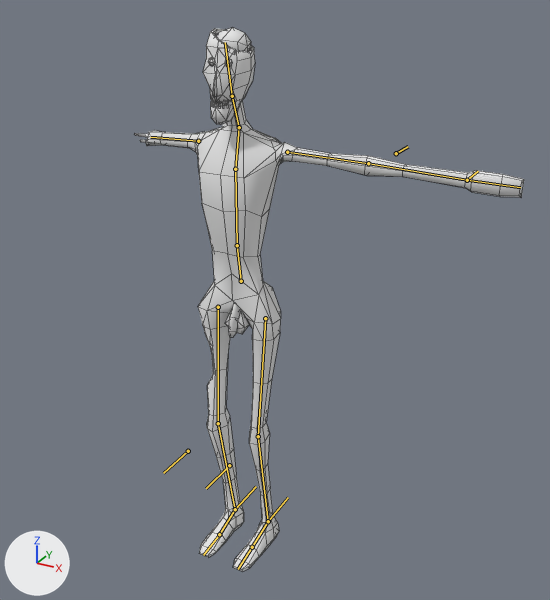
The Blender file Assets/Models/Entities/Zombie.blend, before and after one commit.
Rendered twice from a 50 mm camera at (1.47, -2.37, 2.4) aimed at (0.38, -0.4, 1.41). Every picture has the same lights, and +X, +Y and +Z are marked at lower left. The older version comes first. The bones that bend it are drawn over the model as lines. Mesh edges are drawn as thin lines.

Names of what the first picture shows: 'BezierCurve.003'.
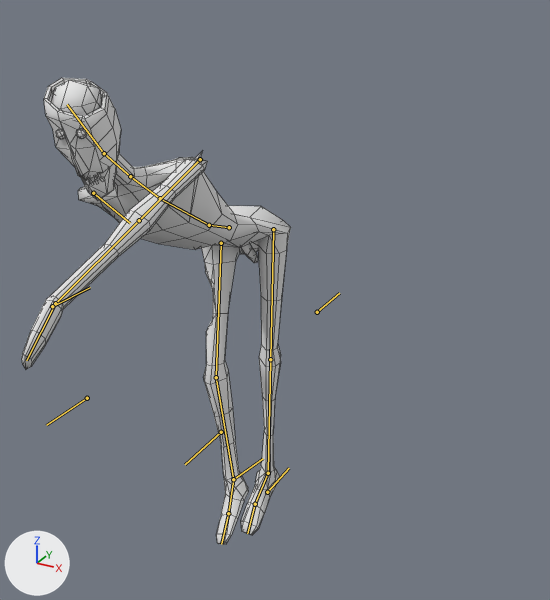
The newer file adds an action. The first version stands in its rest pose; the second is drawn at frame 10 of the action 'Attacking'.

What differs and where, as boxes (x1, y1, x2, y2) in the pictures (550 x 600 px):
```json
{"object": "BezierCurve.003", "change": "posed", "before": [134, 27, 524, 572], "after": [22, 78, 291, 544], "on screen": "31% narrower, 14% shorter"}
{"bone": "Hip", "before": "(241, 281) to (237, 245)", "after": "(229, 227) to (209, 225)"}
{"bone": "Spine", "before": "(237, 245) to (235, 169)", "after": "(209, 225) to (160, 198)"}
{"bone": "Upper Back", "before": "(235, 169) to (239, 127)", "after": "(160, 198) to (130, 176)"}
{"bone": "Neck", "before": "(239, 127) to (232, 96)", "after": "(130, 176) to (104, 153)"}
{"bone": "Head", "before": "(232, 96) to (225, 42)", "after": "(104, 153) to (67, 104)"}
{"bone": "Hand.L", "before": "(467, 180) to (520, 187)", "after": "(55, 303) to (26, 360)"}
{"bone": "Arm.R", "before": "(198, 141) to (150, 137)", "after": "(93, 193) to (130, 223)"}
{"bone": "Foot.L", "before": "(268, 521) to (252, 547)", "after": "(268, 473) to (255, 504)"}
{"bone": "Toes.L", "before": "(252, 547) to (238, 569)", "after": "(255, 504) to (247, 533)"}
{"bone": "Foot.R", "before": "(235, 509) to (219, 534)", "after": "(233, 479) to (228, 513)"}
{"bone": "Arm IK.L", "before": "(467, 180) to (478, 171)", "after": "(52, 306) to (90, 287)"}
{"bone": "Arm Pole.L", "before": "(396, 153) to (408, 146)", "after": "(317, 312) to (339, 293)"}
{"bone": "Leg Pole.L", "before": "(229, 465) to (206, 488)", "after": "(221, 432) to (185, 464)"}
{"bone": "Leg Pole.R", "before": "(188, 451) to (163, 473)", "after": "(87, 398) to (46, 425)"}
{"bone": "Leg IK.L", "before": "(268, 521) to (288, 497)", "after": "(267, 492) to (289, 468)"}
{"bone": "Leg IK.R", "before": "(235, 509) to (256, 486)", "after": "(233, 479) to (263, 458)"}
```

Scene script edits in JSON lines:
```json
{"block": "bone_hip", "where": "bone_hip = bpy.data.objects['Armature.001'].pose.bones['Hip']"}
{"op": "set", "path": "bone_hip.location", "old": "(0.0, 0.0, 0.0)", "new": "(0.048, 0.297, 0.122)"}
{"op": "set", "path": "bone_hip.rotation_quaternion", "old": "(1.0, 0.0, 0.0, 0.0)", "new": "(0.84, 0.501, 0.184, 0.095)", "note": "degrees (0, 0, 0) -> degrees (64, 12, 21)"}
{"block": "bone_spine", "where": "bone_spine = bpy.data.objects['Armature.001'].pose.bones['Spine']  # child of 'Hip'"}
{"op": "set", "path": "bone_spine.rotation_quaternion", "old": "(1.0, 0.0, 0.0, 0.0)", "new": "(0.999, -0.032, 0.0, 0.0)", "note": "degrees (0, 0, 0) -> degrees (-4, 0, 0)"}
{"block": "bone_upper_back", "where": "bone_upper_back = bpy.data.objects['Armature.001'].pose.bones['Upper Back']  # child of 'Spine'"}
{"op": "set", "path": "bone_upper_back.rotation_quaternion", "old": "(1.0, 0.0, 0.0, 0.0)", "new": "(1.0, 0.024, 0.0, 0.0)", "note": "degrees (0, 0, 0) -> degrees (3, 0, 0)"}
{"block": "bone_neck", "where": "bone_neck = bpy.data.objects['Armature.001'].pose.bones['Neck']  # child of 'Upper Back'"}
{"op": "set", "path": "bone_neck.rotation_quaternion", "old": "(1.0, 0.0, 0.0, 0.0)", "new": "(0.948, -0.299, -0.103, 0.04)", "note": "degrees (0, 0, 0) -> degrees (-36, -10, 8)"}
{"block": "bone_head", "where": "bone_head = bpy.data.objects['Armature.001'].pose.bones['Head']  # child of 'Neck'"}
{"op": "set", "path": "bone_head.rotation_quaternion", "old": "(1.0, 0.0, 0.0, 0.0)", "new": "(0.999, -0.013, -0.014, -0.048)", "note": "degrees (0, 0, 0) -> degrees (-1, -2, -5)"}
{"block": "bone_hand_l", "where": "bone_hand_l = bpy.data.objects['Armature.001'].pose.bones['Hand.L']  # child of 'Forearm.R'"}
{"op": "set", "path": "bone_hand_l.rotation_quaternion", "old": "(1.0, 0.0, 0.0, 0.0)", "new": "(0.985, 0.117, -0.125, 0.028)", "note": "degrees (0, 0, 0) -> degrees (13, -15, 2)"}
{"block": "bone_arm_r", "where": "bone_arm_r = bpy.data.objects['Armature.001'].pose.bones['Arm.R']  # child of 'Spine'"}
{"op": "set", "path": "bone_arm_r.rotation_quaternion", "old": "(1.0, 0.0, 0.0, 0.0)", "new": "(0.755, 0.491, 0.047, 0.432)", "note": "degrees (0, 0, 0) -> degrees (57, -21, 48)"}
{"block": "bone_foot_l", "where": "bone_foot_l = bpy.data.objects['Armature.001'].pose.bones['Foot.L']  # child of 'Calf.L'"}
{"op": "set", "path": "bone_foot_l.rotation_quaternion", "old": "(1.0, 0.0, 0.0, 0.0)", "new": "(0.852, 0.498, -0.094, 0.129)", "note": "degrees (0, 0, 0) -> degrees (59, -17, 8)"}
{"block": "bone_toes_l", "where": "bone_toes_l = bpy.data.objects['Armature.001'].pose.bones['Toes.L']  # child of 'Foot.L'"}
{"op": "set", "path": "bone_toes_l.rotation_quaternion", "old": "(1.0, 0.0, 0.0, 0.0)", "new": "(0.99, -0.062, 0.111, -0.057)", "note": "degrees (0, 0, 0) -> degrees (-8, 12, -7)"}
{"block": "bone_foot_r", "where": "bone_foot_r = bpy.data.objects['Armature.001'].pose.bones['Foot.R']  # child of 'Calf.R'"}
{"op": "set", "path": "bone_foot_r.rotation_quaternion", "old": "(1.0, 0.0, 0.0, 0.0)", "new": "(0.945, 0.251, 0.208, -0.035)", "note": "degrees (0, 0, 0) -> degrees (30, 24, 2)"}
{"block": "bone_arm_ik_l", "where": "bone_arm_ik_l = bpy.data.objects['Armature.001'].pose.bones['Arm IK.L']"}
{"op": "set", "path": "bone_arm_ik_l.location", "old": "(0.0, 0.0, 0.0)", "new": "(-0.632, -1.22, -0.103)"}
{"block": "bone_arm_pole_l", "where": "bone_arm_pole_l = bpy.data.objects['Armature.001'].pose.bones['Arm Pole.L']"}
{"op": "set", "path": "bone_arm_pole_l.location", "old": "(0.0, 0.0, 0.0)", "new": "(0.251, -1.174, -0.113)"}
{"block": "bone_leg_pole_l", "where": "bone_leg_pole_l = bpy.data.objects['Armature.001'].pose.bones['Leg Pole.L']"}
{"op": "set", "path": "bone_leg_pole_l.location", "old": "(0.0, 0.0, 0.0)", "new": "(0.365, 0.648, -0.674)"}
{"block": "bone_leg_pole_r", "where": "bone_leg_pole_r = bpy.data.objects['Armature.001'].pose.bones['Leg Pole.R']"}
{"op": "set", "path": "bone_leg_pole_r.location", "old": "(0.0, 0.0, 0.0)", "new": "(0.111, 0.641, -0.62)"}
{"block": "bone_leg_ik_l", "where": "bone_leg_ik_l = bpy.data.objects['Armature.001'].pose.bones['Leg IK.L']"}
{"op": "set", "path": "bone_leg_ik_l.location", "old": "(0.0, 0.0, 0.0)", "new": "(0.069, -0.125, 0.274)"}
{"op": "set", "path": "bone_leg_ik_l.rotation_quaternion", "old": "(1.0, 0.0, 0.0, 0.0)", "new": "(0.996, 0.0, 0.091, 0.0)", "note": "degrees (0, 0, 0) -> degrees (0, 10, 0)"}
{"block": "bone_leg_ik_r", "where": "bone_leg_ik_r = bpy.data.objects['Armature.001'].pose.bones['Leg IK.R']"}
{"op": "set", "path": "bone_leg_ik_r.location", "old": "(0.0, 0.0, 0.0)", "new": "(0.113, -0.163, 0.309)"}
{"op": "set", "path": "bone_leg_ik_r.rotation_quaternion", "old": "(1.0, 0.0, 0.0, 0.0)", "new": "(0.933, -0.036, -0.348, -0.084)", "note": "degrees (0, 0, 0) -> degrees (-1, -41, -10)"}
```
